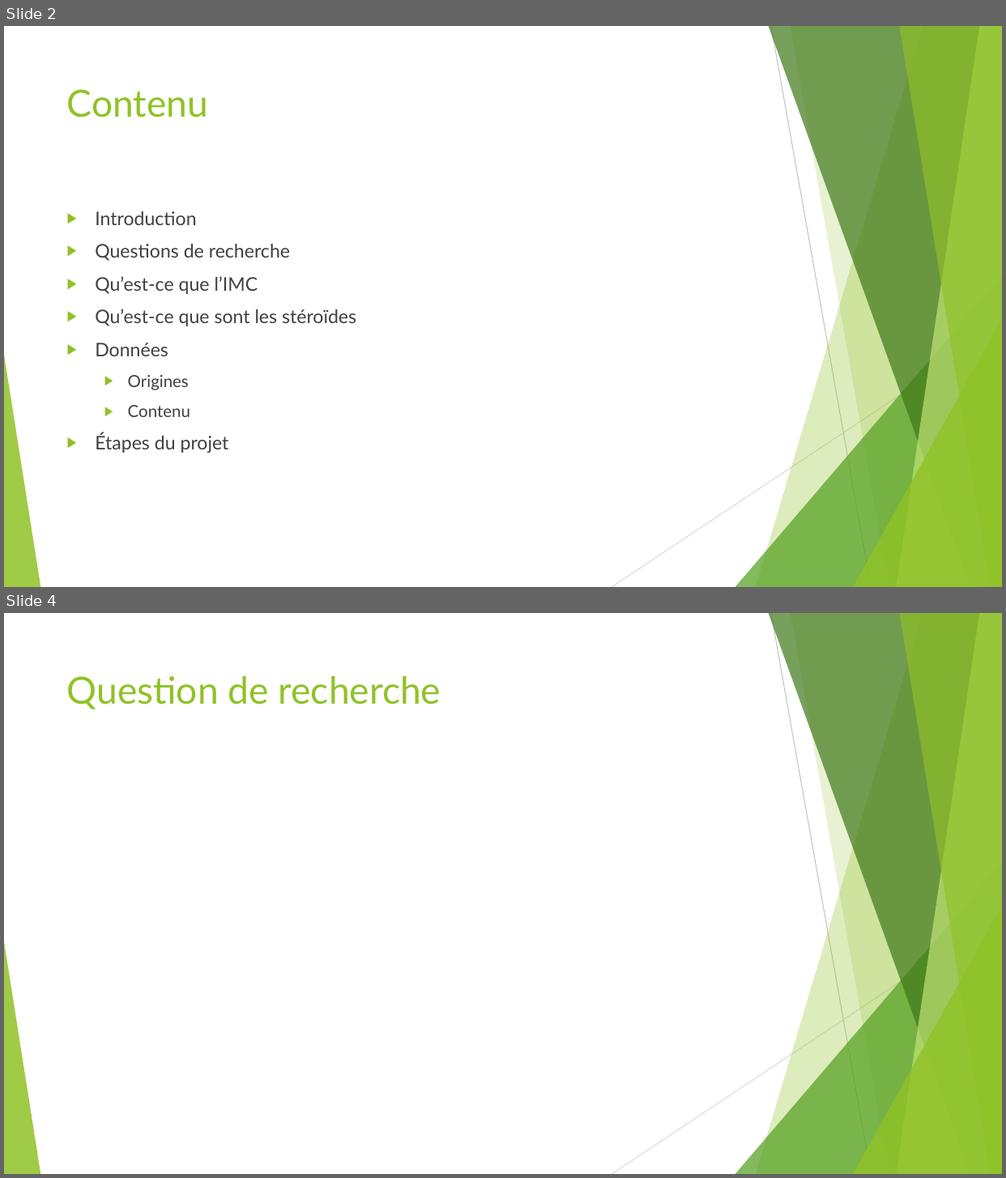
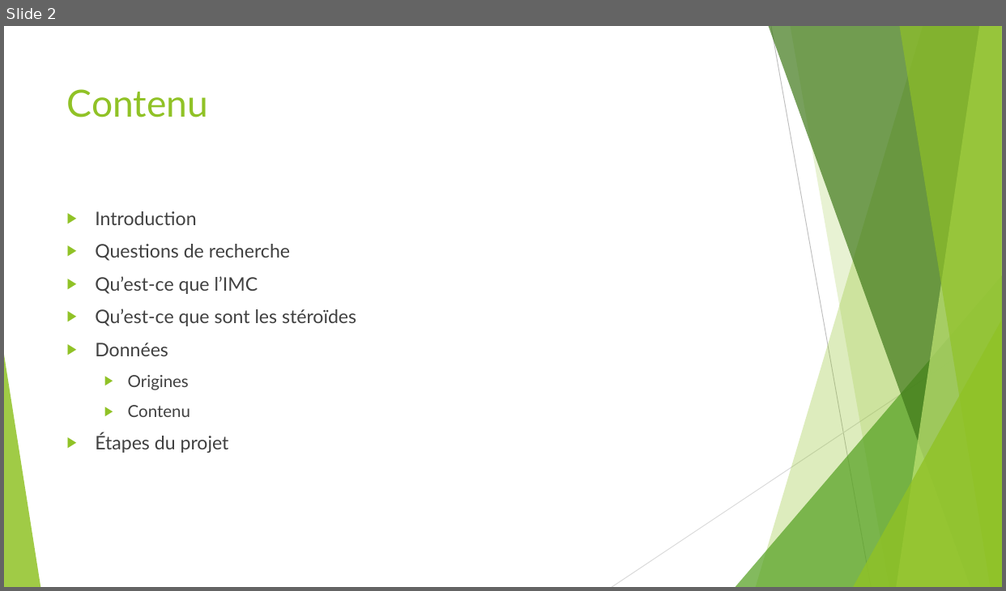
Before and after one commit to simon-baehler/LFA-Steroide, a slide deck: Presentations/Intermediaire/LFA_Baehler_Schowing_Intermédiaire.pptx. Shown one above the other, each under a label of ours: slides 2 and 4 before the commit, slide 2 after it; the slides between them are not shown. The pictures are 1006x1178 and 1006x591 pixels, drawn with LibreOffice and Linux fonts; fonts in the diff are those of the drawing. Boxes give left, top, right and bottom in pixels: in the first picture for what was removed or moved away, otherwise in the second. Text is boxed around its words. In the diff, an @@ line names an element or a change of style, - is before the commit and + after.

```diff
--- a/Presentations/Intermediaire/LFA_Baehler_Schowing_Intermédiaire.pptx
+++ b/Presentations/Intermediaire/LFA_Baehler_Schowing_Intermédiaire.pptx
@@ slide 4 removed at (4, 613, 1002, 1174), background #FFFFFF; not listed: 10 template elements that a slide beside it also shows @@
@@ title removed at (67, 676, 441, 709) @@
-Question de recherche
```
Also in this commit, not shown: 4 slides changed, 6 slides added, 2 other slides removed.
